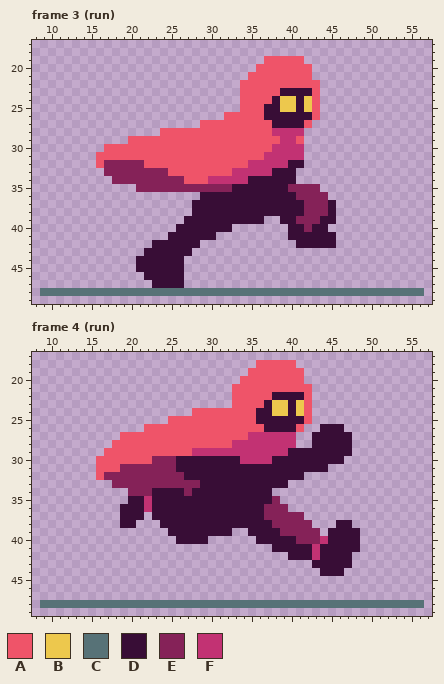
File history of a pixel-art file, Aseprite/player char anims.aseprite. The picture above is the old version.
64x64 pixels, 9 frames. Shown: frame 3 (run): x 8..57, y 17..49; frame 4 (run): x 8..57, y 17..49. The commit also changed other frames, which this record leaves out.
Visible layers, top first: "fella", "ground line".
Palette (. is transparent): A #ef5469  B #edc84d  C #577277  D #380d36  E #852258  F #c23273
Pixels before, frame 3 (run), first column x 9:
19 ............................AAAAA...............
20 ...........................AAAAAAA..............
21 ..........................AAAAAAAA..............
22 .........................AAAAAAAAAA.............
23 .........................AAAAADDDDA.............
24 .........................AAAADBBDBA.............
25 .........................AAADDBBDBA.............
26 .......................AAAAADDDDDDA.............
27 ....................AAAAAAAAADDDDA..............
28 ...............AAAAAAAAAAAAAAFFFF...............
29 ...........AAAAAAAAAAAAAAAAAAAFFA...............
30 ........AAAAAAAAAAAAAAAAAAAAAFFFF...............
31 .......AAAAAAAAAAAAAAAAAAAAAFFFFF...............
32 .......AEEEEEAAAAAAAAAAAAAFFFFFDD...............
33 ........EEEEEEEEAAAAAAAAFFFFFDDD................
34 .........EEEEEEEEEAAAFFFFFDDDDDD................
35 ............EEEEEEEEEEEEDDDDDDDEEEE.............
36 ....................DDDDDDDDDDDDEEEE............
37 ...................DDDDDDDDDDDDDDEEED...........
38 ...................DDDDDDDDDDDDDDEEED...........
39 ..................DDDDDDDDDD..DDEEEDD...........
40 .................DDDDDDD.......DDEDD............
41 ................DDDDDD.........DDDDDD...........
42 ..............DDDDDD............DDDDD...........
43 .............DDDDDD.............................
44 ............DDDDDD..............................
45 ............DDDDDD..............................
46 .............DDDDD..............................
47 ..............DDDD..............................
48 CCCCCCCCCCCCCCCCCCCCCCCCCCCCCCCCCCCCCCCCCCCCCCCC
Pixels before, frame 4 (run), first column x 9:
18 ...........................AAAAA................
19 ..........................AAAAAAA...............
20 .........................AAAAAAAA...............
21 ........................AAAAAAAAAA..............
22 ........................AAAAADDDDA..............
23 ........................AAAADBBDBA..............
24 ...................AAAAAAAADDBBDBA..............
25 ................AAAAAAAAAAADDDDDDA..............
26 .............AAAAAAAAAAAAAAADDDDA..DDD..........
27 ..........AAAAAAAAAAAAAAAAFFFFFF..DDDDD.........
28 .........AAAAAAAAAAAAAAAFFFFFFFF..DDDDD.........
29 ........AAAAAAAAAAAFFFFFFFFFFFFDDDDDDDD.........
30 .......AAAAAAAEEEDDDDDDDDFFFFDDDDDDDDD..........
31 .......AAAEEEEEEEDDDDDDDDDDDDDDDDDDD............
32 .......AEEEEEEEEEEDDDDDDDDDDDDDDD...............
33 .........EEEEEEEEEEEDDDDDDDDDDD.................
34 ...........EEEDDDDEDDDDDDDDDD...................
35 ...........DDFDDDDDDDDDDDDDDDE..................
36 ..........DDDFDDDDDDDDDDDDDDEEE.................
37 ..........DDD.DDDDDDDDDDDDDDEEEEE...............
38 ..........DD...DDDDDDDDDDDDDDEEEEE...DD.........
39 ................DDDDDDDD..DDDDEEEEE.DDDD........
40 .................DDDD......DDDDDEEEFDDDD........
41 .............................DDDDDFDDDDD........
42 ...............................DDDFDDDD.........
43 ..................................DDDDD.........
44 ...................................DDD..........
45 ................................................
46 ................................................
47 ................................................
48 CCCCCCCCCCCCCCCCCCCCCCCCCCCCCCCCCCCCCCCCCCCCCCCC
The same view after the edit:
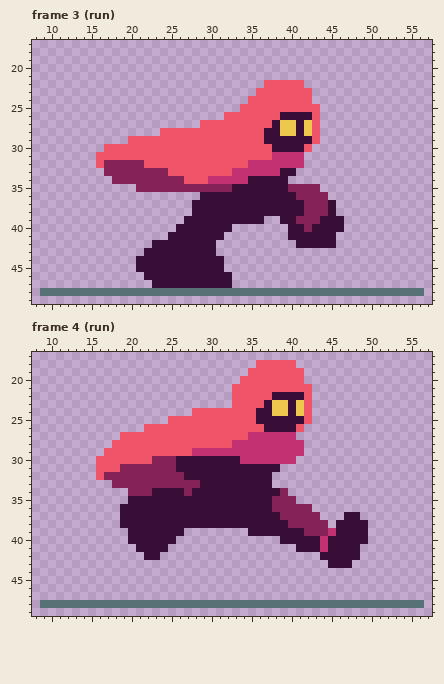
Edits made:
Frame 3 (run), layer "fella":
Colour A is added in rows 27 to 29 at x 43; in row 30 at x 42.
Colour A replaces colour B in rows 24 to 25 at x 39 to 40 and 42.
Colour A replaces colour D in row 23 at x 39 to 42; in row 24 at x 38 and 41; in row 25 at x 37 to 38 and 41; in row 26 at x 37 to 38.
Colour A replaces colour F in row 31 at x 37.
Colour B is added in row 28 at x 42.
Colour B replaces colour A in row 27 at x 42.
Colour B replaces colour D in row 27 at x 39 to 40.
Colour B replaces colour F in row 28 at x 39 to 40.
Colour D is added in row 29 at x 42; in row 39 at x 46; in row 40 at x 45 to 46; in row 41 at x 31; in row 42 at x 29 to 30; in row 43 at x 28 to 30.
Colour D is added in rows 44 to 45 at x 27 to 31; in rows 46 to 47 at x 27 to 32.
Colour D replaces colour A in row 28 at x 37; in row 29 at x 37 to 38 and 41.
Colour D replaces colour F in row 28 at x 38 and 41; in row 29 at x 39 to 40; in row 30 at x 38 to 41.
Colour F replaces colour D in row 32 at x 40 to 41; in row 33 at x 38.
The edit erases colour A in row 19 at x 37 to 41; in row 20 at x 36 to 42; in row 21 at x 35 to 42; in row 22 at x 34 to 36 and 42 to 43; in row 23 at x 34 to 35 and 43; in row 24 at x 34 and 43.
The edit erases colour D in row 34 at x 40.
Frame 4 (run), layer "fella":
Colour D is added in row 34 at x 38; in row 37 at x 22 and 47 to 48; in row 38 at x 21 to 23 and 48 to 49; in row 39 at x 20 to 24 and 49; in row 40 at x 20 to 25 and 49; in row 41 at x 21 to 24.
Colour D is added in row 42 at x 22 to 23 and 48.
Colour D replaces colour E in row 36 at x 37; in row 37 at x 37 to 38; in row 38 at x 38 to 39; in row 39 at x 39 to 41; in row 40 at x 41 to 43.
Colour D replaces colour F in rows 35 to 36 at x 22; in row 41 at x 43.
Colour E is added in row 34 at x 39; in row 35 at x 39 to 40; in row 36 at x 40 to 42; in row 37 at x 42 to 43; in row 38 at x 43 to 44; in row 39 at x 44.
Colour F is added in row 28 at x 41.
Colour F replaces colour D in row 29 at x 40 to 41; in row 30 at x 38 to 40; in row 39 at x 45; in row 41 at x 44.
The edit erases colour D in row 26 at x 44 to 46; in rows 27 to 28 at x 43 to 47; in row 29 at x 42 to 47; in row 30 at x 41 to 46; in row 31 at x 39 to 44; in row 32 at x 38 to 41.
The edit erases colour D in row 33 at x 38 to 39; in row 39 at x 27 to 32; in row 40 at x 26 to 29 and 36 to 38; in row 41 at x 38 to 40; in row 42 at x 40 to 42; in row 43 at x 43 to 44.
The edit erases colour D in row 44 at x 44 to 46.
The edit erases colour F in row 42 at x 43.
